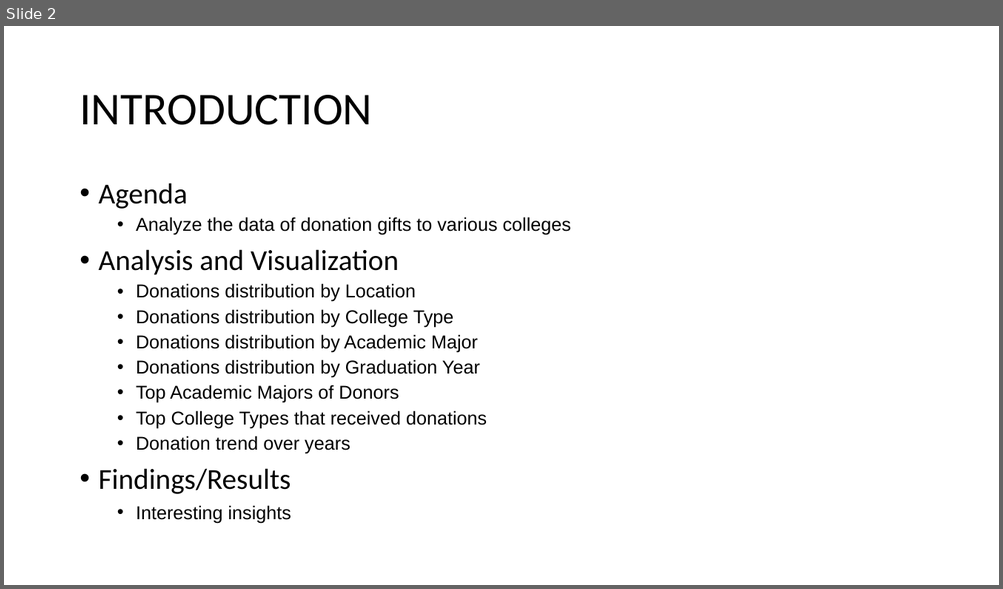
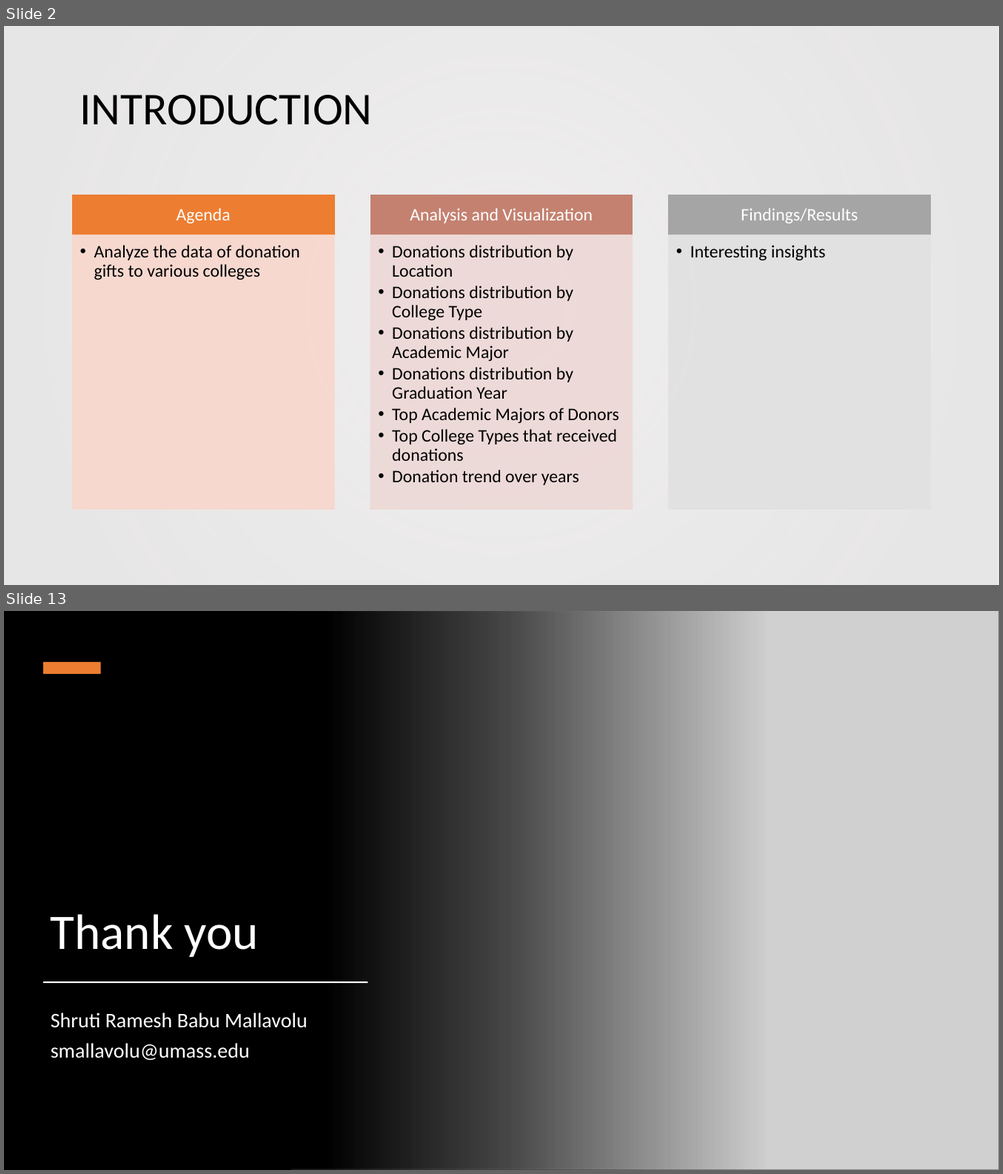
Before and after one commit to ShrutiMR/Data_Analysis_and_Reporting_of_College_Donations, a slide deck: College_Donations_Analysis_Report.pptx. Shown one above the other, each under a label of ours: slide 2 before the commit, slides 2 and 13 after it; the slides between them are not shown. The pictures are 1003x589 and 1003x1174 pixels, drawn with LibreOffice and Linux fonts; fonts in the diff are those of the drawing; grey boxes stand for pictures; background and template pictures are left out. Boxes give left, top, right and bottom in pixels: in the first picture for what was removed or moved away, otherwise in the second. Text is boxed around its words. In the diff, an @@ line names an element or a change of style, - is before the commit and + after.

```diff
--- a/College_Donations_Analysis_Report.pptx
+++ b/College_Donations_Analysis_Report.pptx
@@ slide 13 added at <box>4,611,999,1170</box>, background #000000 @@
@@ rectangle added at <box>4,611,765,1170</box>, fill gradient #000000 @@
@@ picture added at <box>291,611,999,1170</box> @@
@@ rectangle added at <box>43,662,101,674</box>, fill #ED7D31 @@
@@ title added at <box>51,914,259,957</box>, 48 pt, text #FFFFFF @@
+Thank you
@@ rectangle added at <box>43,982,368,983</box>, fill #FFFFFF @@
@@ subtitle added at <box>51,1013,307,1060</box>, 20 pt, text #FFFFFF @@
+Shruti Ramesh Babu Mallavolu
+smallavolu@umass.edu
@@ slide 2 changed as well @@
@@ rectangle added at <box>4,26,999,585</box>, fill gradient #E7E6E6 @@
@@ text at <box>99,183,571,275</box>: paragraphs removed @@
-• Agenda
-  • Analyze the data of donation gifts to various colleges
-• Analysis and Visualization
@@ text "Donations distribution by Location": place and size @@
-text "Donations distribution by Location" at <box>99,183,571,523</box>
+text "Donations distribution by Location" at <box>392,245,619,486</box>
@@ text "Donations distribution by Location" at <box>392,245,619,486</box>: size 18 to 17 pt, font Arial to Calibri; indent changed; less space between paragraphs @@
@@ group added at <box>73,195,930,509</box>: 6 rectangles, 5 texts @@
+Agenda
+  • Analyze the data of donation gifts to various colleges
+Analysis and Visualization
+Findings/Results
+  • Interesting insights
@@ text at <box>99,469,291,523</box>: paragraphs removed @@
-• Findings/Results
-  • Interesting insights
```
Also in this commit, not shown: 3 other slides changed, 8 other slides added, 7 slides removed.
